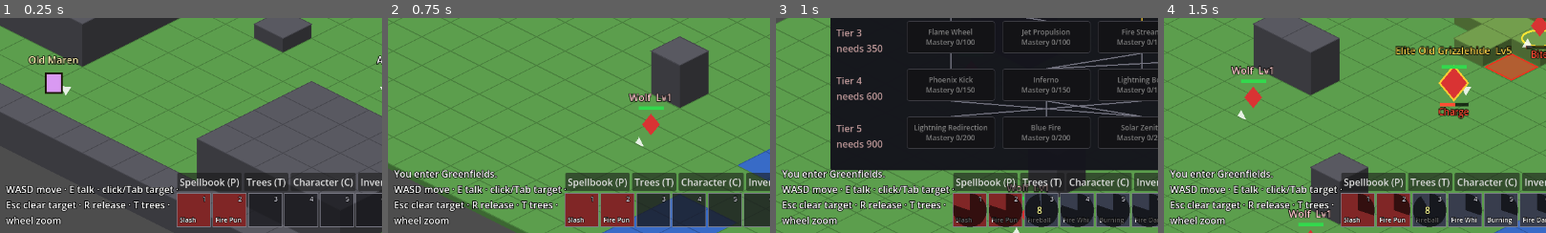
Above: before the commit, frames 1-4 (left to right).
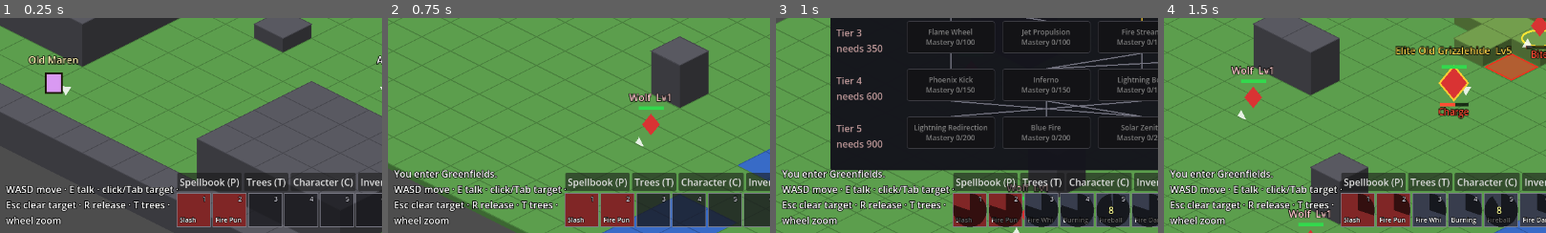
Above: after the commit, the same moments.

Repository: victorduvergermacarons-lang/Final-Wars
Game: Godot game, scene res://tests/visual/shots.tscn
The game is run twice, just before and just after one commit, with the same random seed, the same clock (stepped at 60 frames per second) and the same inputs. This scene is started directly instead of the project's main scene.
Inputs (mouse positions are % of the whole screen's width and height, from its top left):
- Up to frame 1 (0.25 s): no input
- Up to frame 2 (0.75 s): tap Enter at 0.5 s; drag from (10, 5) to (60, 28) at 0.52 s
- Up to frame 3 (1 s): no input
- Up to frame 4 (1.5 s): click (50, 69) at 1.27 s; type "12" at 1.35 s
The pictures show only the part of the screen within x 0-50%, y 50-100%; the shares and areas given below are measured in that part.

Frames 1-2 are identical in both runs. In frame 3, 0.6% of the frame differs, in the area x 65-93%, y 81-96%; in frame 4, 1.3%, in the area x 65-93%, y 83-98%.

Commit message:
Earth Wall lift damage scales with Earth Mastery; fix heroes drawn over walls after stepping away from the camera
Co-Authored-By: Claude Opus 5.5 <noreply@anthropic.com>
Claude-Session: https://claude.ai/code/session_01NkxcXD4xqQYvGrzBVzDJEX

Diff:
--- a/content/tree/behaviors/E05.tres
+++ b/content/tree/behaviors/E05.tres
@@ -12,6 +12,7 @@
 duration_seconds = 12.0
 wall_line = true
 lift_damage = 10.0
+lift_damage_per_mastery = 0.02
 mastery_per_extra = 300.0
 
 [resource]
--- a/data/defs/ability_effect.gd
+++ b/data/defs/ability_effect.gd
@@ -68,8 +68,10 @@
 @export var blocks_movement: bool = false
 @export var wall_line: bool = false
 ## TERRAIN: units on the tiles ride up with them; enemies of the caster take this
-## much physical damage (before Mastery and defense). Earth Wall.
+## much physical damage, + `lift_damage_per_mastery` per point of the tree's Mastery
+## (then the usual Mastery power bonus and defense). Earth Wall.
 @export var lift_damage: float = 0.0
+@export var lift_damage_per_mastery: float = 0.0
 ## Size bonus: +1 (terrain levels, wall tiles, push tiles) per this much tree
 ## Mastery (0 = none). E.g. Earth Wall +1 length per 300.
 @export var mastery_per_extra: float = 0.0
--- a/sim/combat/ability_resolver.gd
+++ b/sim/combat/ability_resolver.gd
@@ -152,10 +152,13 @@
 					area = _wall_tiles(ctx, caster, ability, effect)
 				var levels := int(effect.base_amount) + _extra(caster, ability, effect, ctx.now)
 				if effect.lift_damage > 0.0 and levels > 0:
+					var lift := effect.lift_damage
+					if ability.is_tree_ability():
+						lift += effect.lift_damage_per_mastery * Mastery.total(caster, ability.tree, ctx.now)
 					for t in area:
 						var unit := _actor_at(ctx, t)
 						if unit != null and caster.is_hostile_to(unit) and not unit.evading:
-							_impact(ctx, caster, ability, unit, effect.lift_damage, events)
+							_impact(ctx, caster, ability, unit, lift, events)
 				ctx.requests.append({"type": "terrain", "source": caster.id, "tiles": area, "levels": levels,
 						"blocks": effect.blocks_movement, "until": ctx.now + duration, "ability": ability.id})
 			AbilityEffect.Kind.ZONE:
--- a/tests/unit/test_effects_part2.gd
+++ b/tests/unit/test_effects_part2.gd
@@ -241,6 +241,17 @@
 	assert_eq(_lost(foe), 10.0)
 
 
+func test_lift_damage_scales_with_tree_mastery() -> void:
+	foe.move.place(Vector2i(6, 8))
+	hero.growth.set_stat(Stat.Id.EARTH_MASTERY, 500)
+	hero.refresh_stats()
+	var wall := _raise(2, 5.0, {"wall_line": true, "lift_damage": 10.0, "lift_damage_per_mastery": 0.02})
+	wall.tree = "Earth"
+	world.cast(hero, wall, null, Vector2(5, 8))
+	# (10 + 0.02 x 500) x (1 + 500 x 0.001) power = 30
+	assert_eq(_lost(foe), 30.0)
+
+
 func test_wall_rising_under_an_ally_does_not_hurt() -> void:
 	var hd := HeroDef.new()
 	hd.base_stats = StatBlock.make({Stat.Id.HP: 500})
--- a/tests/visual/shots.gd
+++ b/tests/visual/shots.gd
@@ -122,4 +122,15 @@
 	hud.vendor_window.open(hilda)
 	hud.vendor_window.visible = true
 	await _shot("12_shop")
+	hud.vendor_window.visible = false
+	hud.dialogue.visible = false
+	# 12. Standing right behind an Earth Wall (the wall runs along the grid's y axis).
+	hero.alive = true
+	hero.hp = 100.0
+	# Arrived from the tile nearer the camera (the case that drew the hero over the wall).
+	hero.move.place(Vector2i(8, 9))
+	hero.move.begin(Vector2i(8, 8), session.now() - 1.0, 0.2)
+	for y in range(5, 12):
+		town.grid.set_tile(Vector2i(9, y), town.grid.height_at(Vector2i(9, y)) + 2, true)
+	await _shot("13_behind_wall")
 	get_tree().quit()
--- a/tools/make_behaviors.gd
+++ b/tools/make_behaviors.gd
@@ -72,7 +72,7 @@
 			"duration_seconds": 15.0, "mastery_per_extra": 500.0, "max_extra": 1})], {"mana_cost": 8.0}))
 	_save("E04", _ab(T.SELF, 0, [_fx(K.TAUNT)], {"area_radius": 1, "mana_cost": 8.0}))
 	_save("E05", _ab(T.GROUND, 4, [_fx(K.TERRAIN, {"applies": AbilityEffect.Applies.AREA, "base_amount": 2.0,
-			"duration_seconds": 12.0, "wall_line": true, "lift_damage": 10.0, "mastery_per_extra": 300.0})],
+			"duration_seconds": 12.0, "wall_line": true, "lift_damage": 10.0, "lift_damage_per_mastery": 0.02, "mastery_per_extra": 300.0})],
 			{"mana_cost": 15.0}))
 
 
--- a/view/world_view.gd
+++ b/view/world_view.gd
@@ -124,7 +124,12 @@
 	var grid: GridModel = session.grid()
 	var actors_by_depth := {}
 	for a in session.actors():
-		var d := maxi(Iso.depth(a.move.from_tile), Iso.depth(a.move.to_tile))
+		# While walking, draw over both tiles it straddles; once there, only its own
+		# tile counts (else a hero who stepped away from the camera stays drawn over
+		# the terrain in front of it, e.g. an Earth Wall).
+		var d := Iso.depth(a.move.to_tile)
+		if a.move.is_moving(session.render_time()):
+			d = maxi(d, Iso.depth(a.move.from_tile))
 		if not actors_by_depth.has(d):
 			actors_by_depth[d] = []
 		actors_by_depth[d].append(a)
Not shown, changed: CLAUDE.md
Not shown, changed: docs/playtest-checklist-m3.md
